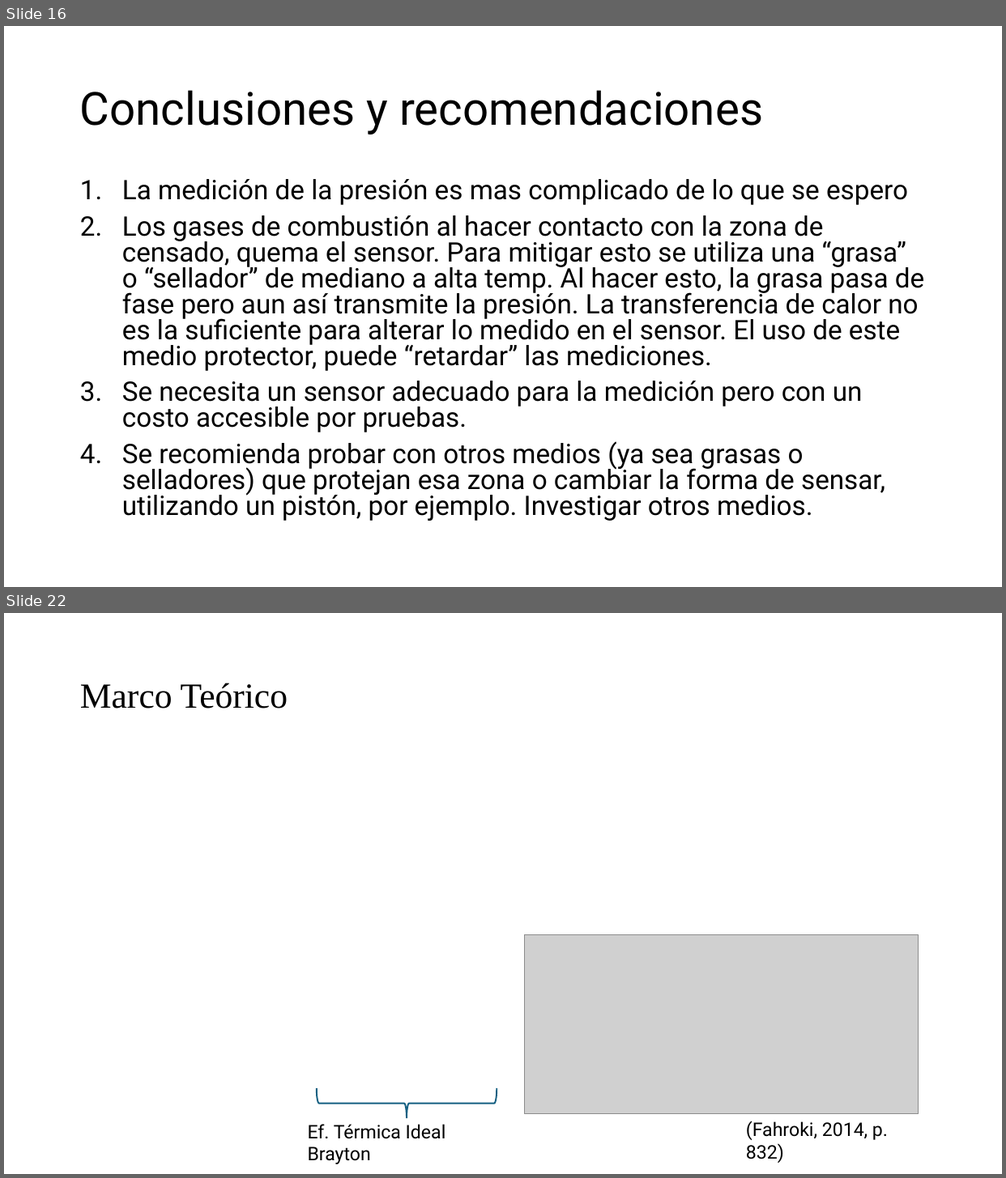
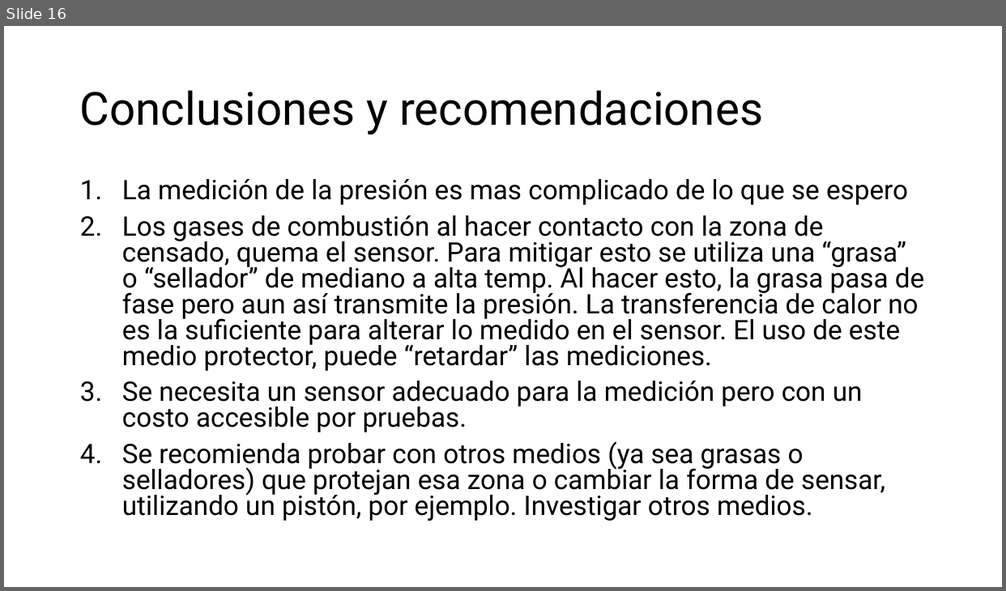
Before and after one commit to Archimedean2345/The-thermal-repository, a slide deck: PIAE2-Presentacion Tecnica.pptx. Shown one above the other, each under a label of ours: slides 16 and 22 before the commit, slide 16 after it; the slides between them are not shown. The pictures are 1006x1178 and 1006x591 pixels, drawn with LibreOffice and Linux fonts; fonts in the diff are those of the drawing; grey boxes stand for pictures. Boxes give left, top, right and bottom in pixels: in the first picture for what was removed or moved away, otherwise in the second. Text is boxed around its words. In the diff, an @@ line names an element or a change of style, - is before the commit and + after.

```diff
--- a/PIAE2-Presentacion Tecnica.pptx
+++ b/PIAE2-Presentacion Tecnica.pptx
@@ slide 22 removed at (4, 613, 1002, 1174), background #FFFFFF @@
@@ title removed at (80, 683, 288, 709) @@
-Marco Teórico
@@ picture removed at (524, 935, 918, 1114) @@
@@ left brace removed at (317, 1088, 497, 1118) @@
@@ text removed at (746, 1121, 888, 1163) @@
-(Fahroki, 2014, p. 832)
@@ text removed at (308, 1124, 446, 1165) @@
-Ef. Térmica Ideal Brayton
```
Also in this commit, not shown: 3 slides changed, 28 other slides removed, 6 other files.
